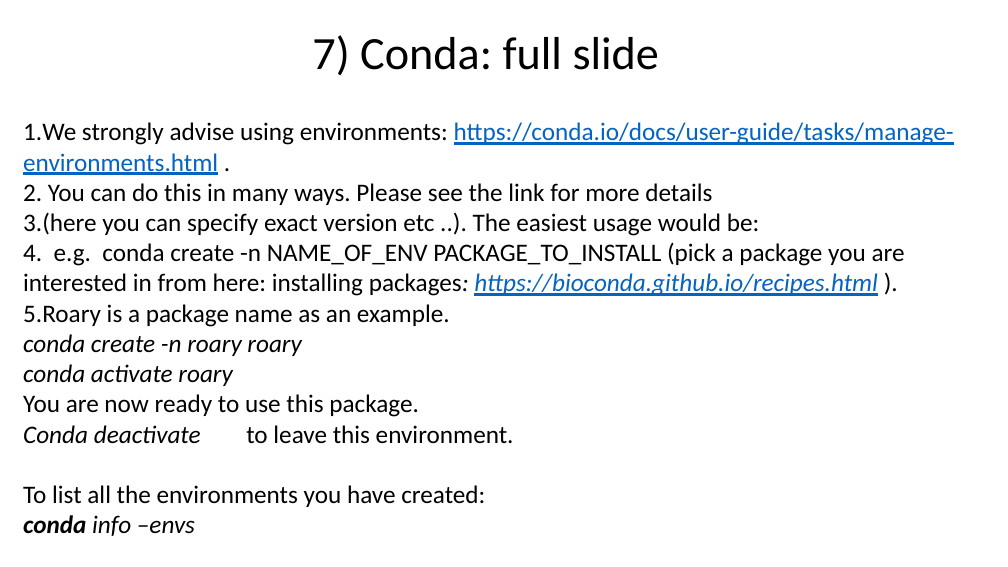
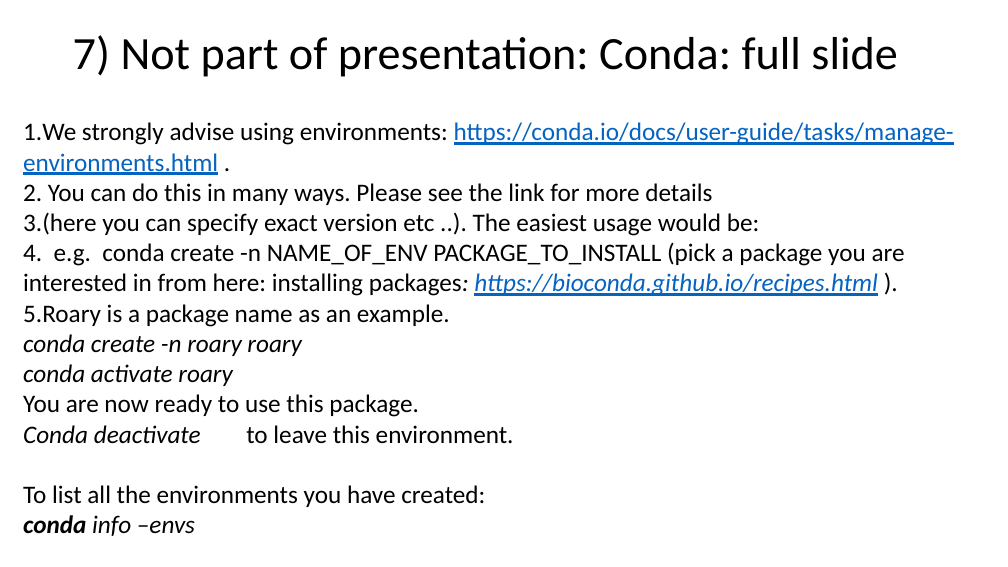
Before and after one commit to peterthorpe5/Sys_admin, a slide deck: slide 19 of cluster_course/powerpoint/7_Conda.pptx. Drawn at 1008x567 pixels with LibreOffice and Linux fonts; fonts in the diff are those of the drawing. Boxes give left, top, right and bottom in pixels: in the first picture for what was removed or moved away, otherwise in the second. Text is boxed around its words. In the diff, an @@ line names an element or a change of style, - is before the commit and + after.

```diff
--- a/cluster_course/powerpoint/7_Conda.pptx
+++ b/cluster_course/powerpoint/7_Conda.pptx
@@ title at [73,35,897,77]: text changed @@
-7) Conda: full slide
+7) Not part of presentation: Conda: full slide
```
Also in this commit, not shown: 7 other slides changed, 6 other files.
